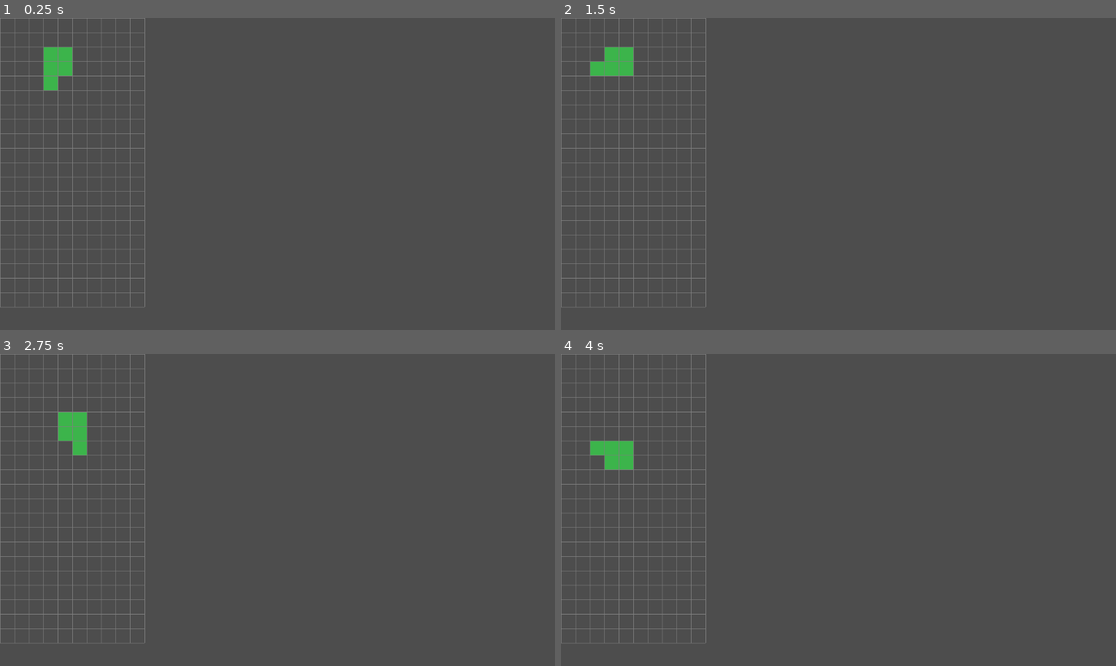
Above: before the commit, frames 1-4 (two rows, left to right).
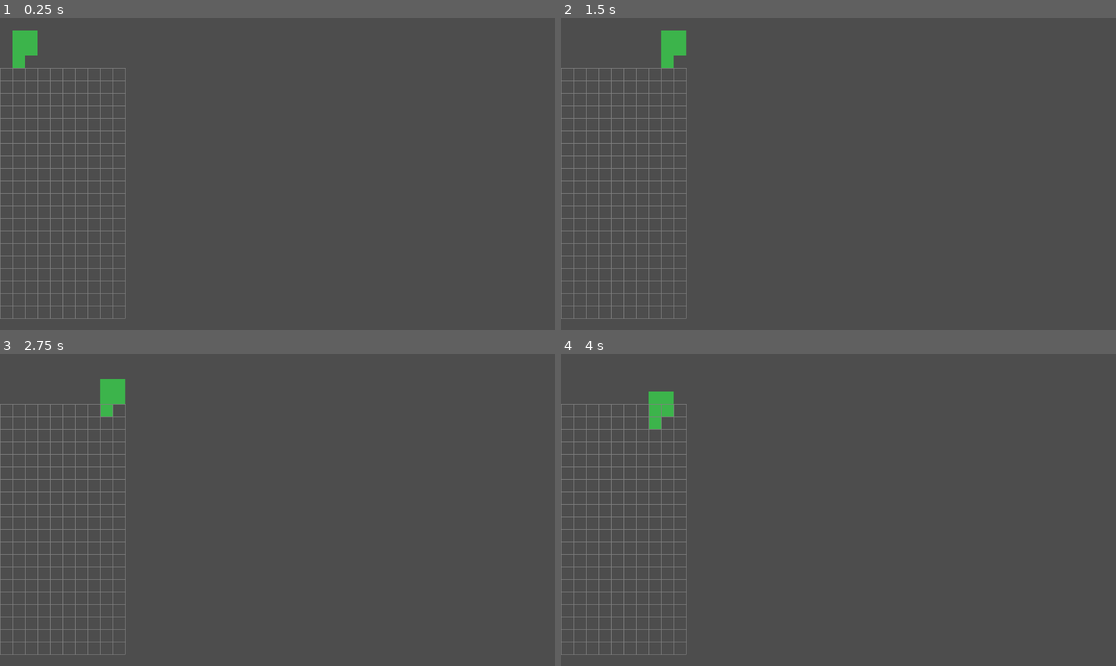
Above: after the commit, the same moments.

Repository: michaellawson96/Polyomino
Game: Godot game, scene res://scenes/Main.tscn
The game is run twice, just before and just after one commit, with the same random seed, the same clock (stepped at 60 frames per second) and the same inputs.
Inputs:
- Up to frame 1 (0.25 s): no input
- Up to frame 2 (1.5 s): hold Right (ui_right) 0.53-1.28 s; hold C (flip_h) 0.53-1.28 s; hold Down (ui_down) from 1.28 s (still down); tap Z (rotate_ccw) at 1.35 s
- Up to frame 3 (2.75 s): release Down (ui_down) at 2.03 s; hold Right (ui_right) from 2.03 s (still down); hold X (rotate_cw) from 2.03 s (still down)
- Up to frame 4 (4 s): tap Enter at 2.75 s; release X (rotate_cw) at 2.78 s; tap C (flip_h) at 2.85 s; release Right (ui_right) at 3.53 s; hold Left (ui_left) from 3.53 s (still down); hold Z (rotate_ccw) from 3.53 s (still down)

The runs differ from the first frame. In frame 1, 4.5% of the frame differs, in the area x 0-27%, y 0-97%; in frame 2, 4.5%; in frame 3, 4.4%; in frame 4, 4.4%.

Commit message:
PTP3 Step 1 - Implement Unique Spawn & Control Gating

Diff:
--- a/scenes/Board.tscn
+++ b/scenes/Board.tscn
@@ -8,6 +8,8 @@
 board_width = 6
 board_height = 15
 cell_size = 38
+conveyor_step_ms = null
+spawn_top_row = null
 default_spawn_id = "T5"
 
 [node name="PolyominoContainer" type="Node2D" parent="."]
--- a/scripts/Board.gd
+++ b/scripts/Board.gd
@@ -1,5 +1,7 @@
 @tool
 extends Node2D
+
+enum GameState { PRECONTROL_AUTOSLIDE, ACTIVE_CONTROLLED, LINE_CLEAR }
 
 const POLY_DATA := preload("res://scripts/PolyominoData.gd")
 
@@ -19,6 +21,8 @@
 		_refresh_deferred()
 @export_range(-10.0, 10.0, 0.1) var fall_rate: float = 1.0
 @export var polyomino_scene: PackedScene = preload("res://prefabs/Polyomino.tscn")
+@export var conveyor_step_ms: int = 150
+@export var spawn_top_row: int = 0
 
 @onready var inactive_container := $InactiveContainer
 @onready var grid_overlay := $GridOverlay
@@ -28,6 +32,10 @@
 var _rng := RandomNumberGenerator.new()
 var default_spawn_id: String = "I3"
 var _accum_cells: float = 0.0
+var _state: int = GameState.ACTIVE_CONTROLLED
+var _conveyor_accum_ms: int = 0
+var _fully_on_grid_once: bool = false
+var _precreated_next_id: String = ""
 
 func _ready():
 	if Engine.is_editor_hint():
@@ -37,10 +45,13 @@
 		inactive_container.name = "InactiveContainer"
 		add_child(inactive_container)
 	_rng.randomize()
-	_spawn_test_polyomino()
+	_spawn_from_id(_pick_random_id())
 	_refresh_overlay()
 
 func _process(delta: float) -> void:
+	if _state == GameState.PRECONTROL_AUTOSLIDE:
+		_update_precontrol(delta)
+		return
 	if fall_rate == 0.0:
 		return
 	_accum_cells += delta * fall_rate
@@ -52,6 +63,8 @@
 		_step_fall(-1)
 
 func _unhandled_input(event: InputEvent) -> void:
+	if _state != GameState.ACTIVE_CONTROLLED:
+		return
 	if event.is_action_pressed("ui_left"):
 		_nudge_active_piece(-1)
 	elif event.is_action_pressed("ui_right"):
@@ -62,6 +75,38 @@
 		_rotate_active_piece_ccw_no_kick()
 	elif event.is_action_pressed("flip_h"):
 		_flip_active_piece_horizontal_no_kick()
+
+
+func _update_precontrol(delta: float) -> void:
+	var piece := _get_active_polyomino()
+	if piece == null:
+		return
+	if Input.is_action_just_pressed("ui_down"):
+		_grant_control()
+		return
+	_conveyor_accum_ms += int(delta * 1000.0)
+	while _conveyor_accum_ms >= conveyor_step_ms:
+		_conveyor_accum_ms -= conveyor_step_ms
+		if not _is_fully_inside_left_wall(piece):
+			piece.grid_position.x += 1
+			piece.position = (piece.grid_position * piece.cell_size).floor()
+			if _is_fully_inside_left_wall(piece) and not _fully_on_grid_once:
+				_snap_piece_to_top_lane(piece)
+				_fully_on_grid_once = true
+				if _precreated_next_id == "":
+					_precreated_next_id = _pick_random_id()
+			return
+		if _can_step_right_in_top_lane(piece):
+			piece.grid_position.x += 1
+			piece.position = (piece.grid_position * piece.cell_size).floor()
+		else:
+			_grant_control()
+			return
+
+func _grant_control() -> void:
+	_state = GameState.ACTIVE_CONTROLLED
+	if _precreated_next_id == "":
+		_precreated_next_id = _pick_random_id()
 
 func _step_fall(dir: int) -> void:
 	for piece in get_polyomino_children():
@@ -190,10 +235,7 @@
 	for p in get_polyomino_children():
 		_coerce_piece_into_horizontal_bounds(p)
 
-func _spawn_test_polyomino() -> void:
-	_spawn_from_id(_pick_random_id())
-
-func _spawn_from_id(id: String, at_grid: Vector2 = Vector2(3, 2)) -> void:
+func _spawn_from_id(id: String, use_precontrol: bool = true) -> void:
 	var s: Dictionary = POLY_DATA.get_shape_with_color(id)
 	if s.is_empty():
 		push_warning("Unknown shape id: %s" % id)
@@ -202,9 +244,22 @@
 	polyomino_container.add_child(poly)
 	var blocks: Array = s["blocks"]
 	var color: Color = s["color"]
-	poly.initialize(cell_size, at_grid, blocks, color)
-	_coerce_piece_into_horizontal_bounds(poly)
+	var min_x := 999999
+	var max_y := -999999
+	for off in blocks:
+		min_x = min(min_x, int(off.x))
+		max_y = max(max_y, int(off.y))
+	var start_x := -min_x - 1
+	var start_y := -max_y - 1
+	poly.initialize(cell_size, Vector2(start_x, start_y), blocks, color)
 	_update_cell_size_for_children()
+	if use_precontrol:
+		_state = GameState.PRECONTROL_AUTOSLIDE
+		_conveyor_accum_ms = 0
+		_fully_on_grid_once = false
+		_precreated_next_id = ""
+	else:
+		_state = GameState.ACTIVE_CONTROLLED
 
 func _get_property_list() -> Array:
 	var list: Array = []
@@ -239,14 +294,40 @@
 	return ids[_rng.randi_range(0, ids.size() - 1)]
 
 func _would_collide(piece: Polyomino, delta: Vector2i) -> bool:
-	var cells := _piece_cells(piece)
-	for c in cells:
-		var nx := c.x + delta.x
-		var ny := c.y + delta.y
-		if nx < 0 or nx >= board_width: return true
-		if ny < 0 or ny >= board_height: return true
-		if _occupied.has(Vector2i(nx, ny)): return true
+	var base_x := int(piece.grid_position.x)
+	var base_y := int(piece.grid_position.y)
+	for off in piece.block_offsets:
+		var nx := base_x + int(off.x) + delta.x
+		var ny := base_y + int(off.y) + delta.y
+		if nx < 0 or nx >= board_width:
+			return true
+		if ny >= board_height:
+			return true
+		if ny >= 0 and _occupied.has(Vector2i(nx, ny)):
+			return true
 	return false
+
+func _is_fully_inside_left_wall(piece: Polyomino) -> bool:
+	var base_x := int(piece.grid_position.x)
+	for off in piece.block_offsets:
+		if base_x + int(off.x) < 0:
+			return false
+	return true
+
+func _snap_piece_to_top_lane(piece: Polyomino) -> void:
+	var min_local_y := 999999
+	for off in piece.block_offsets:
+		min_local_y = min(min_local_y, int(off.y))
+	piece.grid_position.y = spawn_top_row - min_local_y
+	piece.position = (piece.grid_position * piece.cell_size).floor()
+
+func _can_step_right_in_top_lane(piece: Polyomino) -> bool:
+	var base_x := int(piece.grid_position.x)
+	for off in piece.block_offsets:
+		var nx := base_x + 1 + int(off.x)
+		if nx >= board_width:
+			return false
+	return true
 
 func _lock_piece(piece: Polyomino) -> void:
 	for c in _piece_cells(piece):
@@ -254,7 +335,9 @@
 	if piece.get_parent() != inactive_container:
 		piece.get_parent().remove_child(piece)
 		inactive_container.add_child(piece)
-	_spawn_from_id(_pick_random_id())
+	var next_id := _precreated_next_id if _precreated_next_id != "" else _pick_random_id()
+	_precreated_next_id = ""
+	_spawn_from_id(next_id, true)
 
 func _refresh_deferred() -> void:
 	call_deferred("_refresh_overlay")
--- a/scripts/Main.gd
+++ b/scripts/Main.gd
@@ -1,15 +1,25 @@
 extends Node2D
+
+const POLY_DATA := preload("res://scripts/PolyominoData.gd")
 
 @onready var boards_container: Node = $BoardsContainer
 @onready var board_scene: PackedScene = preload("res://scenes/Board.tscn")
 
 func _ready():
-	_spawn_board(Vector2(10, 20), 30)  # Default board
+	_spawn_board(Vector2(10, 20), 26)  # Default board
 
 func _spawn_board(size: Vector2i, cell_size: int) -> void:
 	var board = board_scene.instantiate()
 	boards_container.add_child(board)
-
 	board.board_width = size.x
 	board.board_height = size.y
 	board.cell_size = cell_size
+	var padding_cells := _compute_top_padding_cells()
+	board.position = Vector2(0, padding_cells * cell_size)
+
+func _compute_top_padding_cells() -> int:
+	var max_y := 0
+	for s in POLY_DATA.get_all():
+		for off in s["blocks"]:
+			max_y = max(max_y, int(off.y))
+	return max_y + 1
